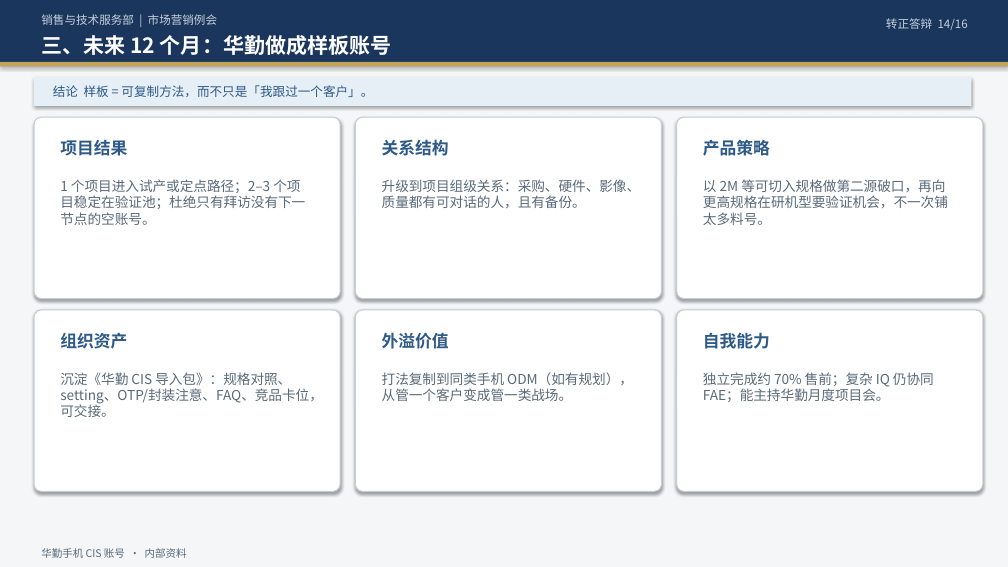
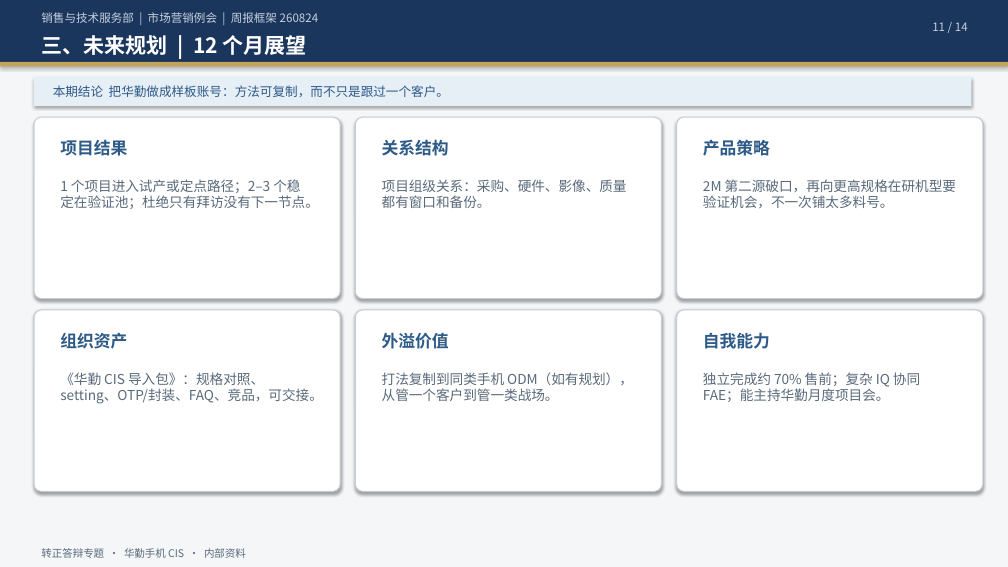
Before and after one commit to ChrisXiaoSu/git20260729, a slide deck: slide 11 of CIS销售经理-华勤手机业务-转正答辩.pptx (slide 14 before the commit). Drawn at 1008x567 pixels with LibreOffice and Linux fonts; fonts in the diff are those of the drawing. Boxes give left, top, right and bottom in pixels: in the first picture for what was removed or moved away, otherwise in the second. Text is boxed around its words. In the diff, an @@ line names an element or a change of style, - is before the commit and + after.

```diff
--- a/CIS销售经理-华勤手机业务-转正答辩.pptx
+++ b/CIS销售经理-华勤手机业务-转正答辩.pptx
@@ text at box(41, 12, 319, 23): text changed @@
-销售与技术服务部 | 市场营销例会
+销售与技术服务部 | 市场营销例会 | 周报框架 260824
@@ text at box(932, 22, 968, 31): text changed @@
-转正答辩 14/16
+11 / 14
@@ text at box(41, 35, 307, 55): text changed @@
-三、未来 12 个月：华勤做成样板账号
+三、未来规划 | 12 个月展望
@@ text at box(53, 85, 449, 97): text changed @@
-结论 样板 = 可复制方法，而不只是「我跟过一个客户」。
+本期结论 把华勤做成样板账号：方法可复制，而不只是跟过一个客户。
@@ text at box(60, 179, 319, 209): text changed @@
-1 个项目进入试产或定点路径；2–3 个项目稳定在验证池；杜绝只有拜访没有下一节点的空账号。
+1 个项目进入试产或定点路径；2–3 个稳定在验证池；杜绝只有拜访没有下一节点。
@@ text at box(382, 179, 627, 208): text changed @@
-升级到项目组级关系：采购、硬件、影像、质量都有可对话的人，且有备份。
+项目组级关系：采购、硬件、影像、质量都有窗口和备份。
@@ text at box(703, 179, 956, 208): text changed @@
-以 2M 等可切入规格做第二源破口，再向更高规格在研机型要验证机会，不一次铺太多料号。
+2M 第二源破口，再向更高规格在研机型要验证机会，不一次铺太多料号。
@@ text at box(60, 372, 323, 404): text changed @@
-沉淀《华勤 CIS 导入包》：规格对照、setting、OTP/封装注意、FAQ、竞品卡位，可交接。
+《华勤 CIS 导入包》：规格对照、setting、OTP/封装、FAQ、竞品，可交接。
@@ text at box(382, 372, 633, 401): text changed @@
-打法复制到同类手机 ODM（如有规划），从管一个客户变成管一类战场。
+打法复制到同类手机 ODM（如有规划），从管一个客户到管一类战场。
@@ text at box(703, 372, 920, 402): text changed @@
-独立完成约 70% 售前；复杂 IQ 仍协同 FAE；能主持华勤月度项目会。
+独立完成约 70% 售前；复杂 IQ 协同 FAE；能主持华勤月度项目会。
@@ text at box(41, 548, 246, 558): text changed @@
-华勤手机 CIS 账号 · 内部资料
+转正答辩专题 · 华勤手机 CIS · 内部资料
```
Also in this commit, not shown: 11 other slides changed, 2 slides added, 4 slides removed, 3 other files.
